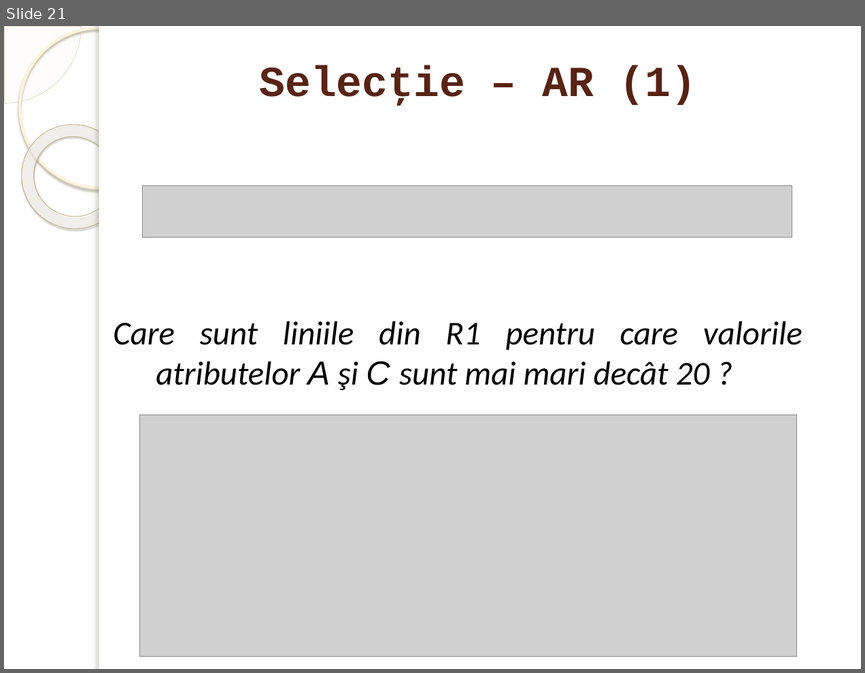
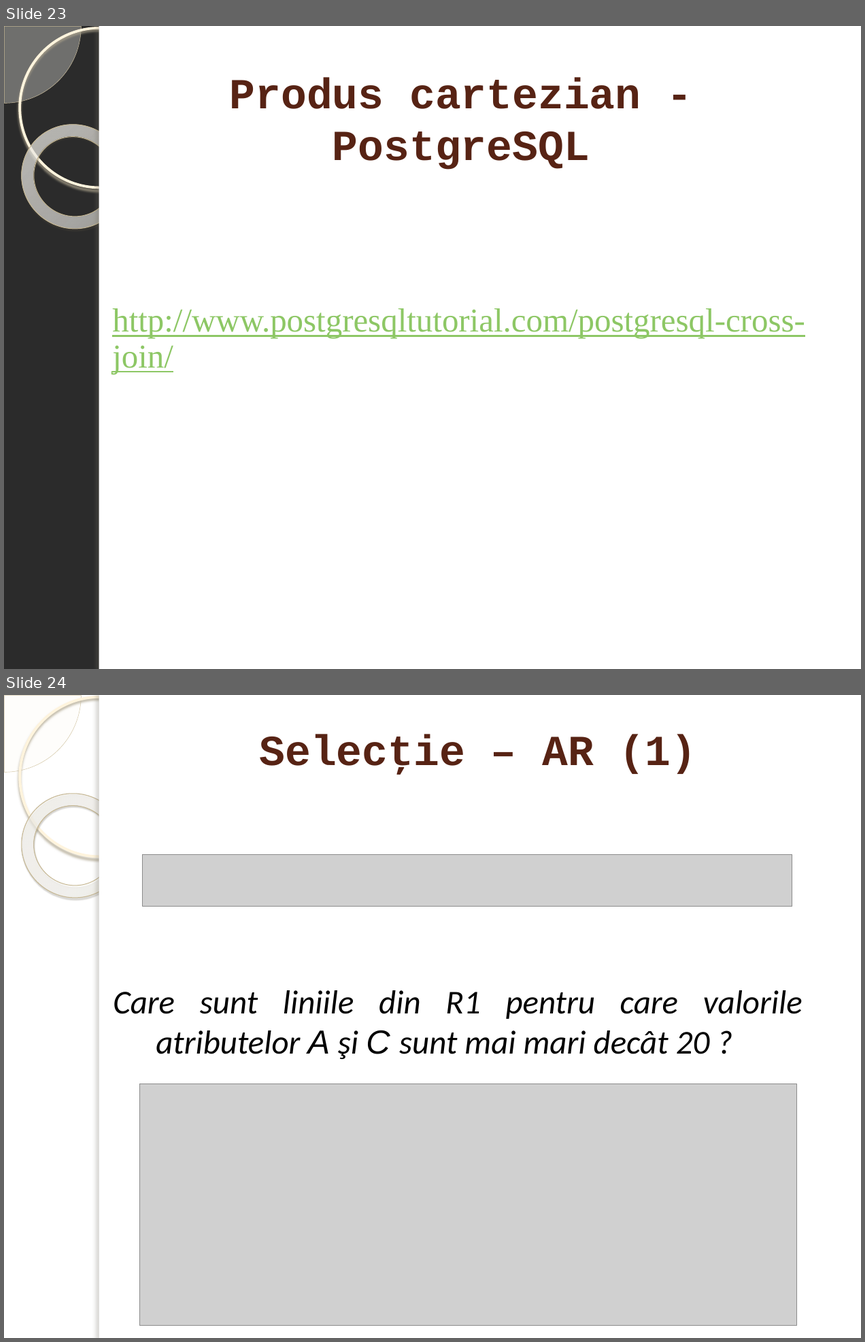
Before and after one commit to marinfotache/Baze-de-date-I, a slide deck: 11-13_SQL_Interogari - elemente de baza/11_LimbajeDeInterogare_AR_SQL2.pptx. Shown one above the other, each under a label of ours: slide 21 before the commit, slides 23 and 24 after it. The pictures are 865x673 and 865x1342 pixels, drawn with LibreOffice and Linux fonts; fonts in the diff are those of the drawing; grey boxes stand for pictures; background and template pictures are left out; a plain dark background stands for a picture behind light text. Boxes give left, top, right and bottom in pixels: in the first picture for what was removed or moved away, otherwise in the second. Text is boxed around its words. In the diff, an @@ line names an element or a change of style, - is before the commit and + after.

```diff
--- a/11-13_SQL_Interogari - elemente de baza/11_LimbajeDeInterogare_AR_SQL2.pptx
+++ b/11-13_SQL_Interogari - elemente de baza/11_LimbajeDeInterogare_AR_SQL2.pptx
@@ slide 23 added at (4, 26, 861, 669), background picture (left out); not listed: 5 template elements that a slide beside it also shows @@
@@ title added at (230, 78, 640, 169), 36 pt, text #572314, bold @@
+Produs cartezian - PostgreSQL
@@ text added at (112, 308, 805, 374), 28 pt, text #8DC765, underline @@
+http://www.postgresqltutorial.com/postgresql-cross-join/
@@ what was slide 21 is now slide 24 @@
```
Also in this commit, not shown: 2 slides changed, 6 other slides added.
